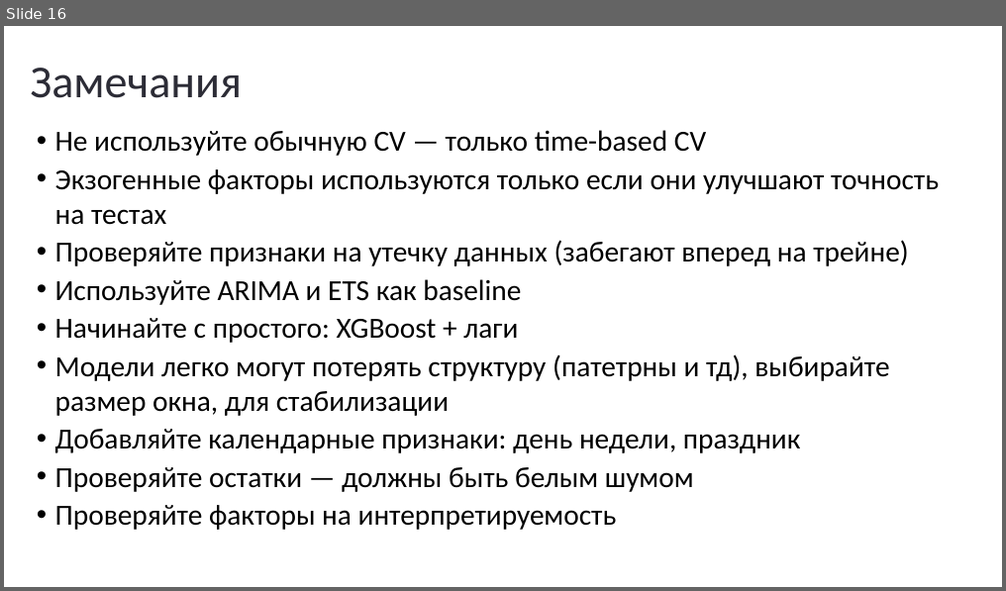
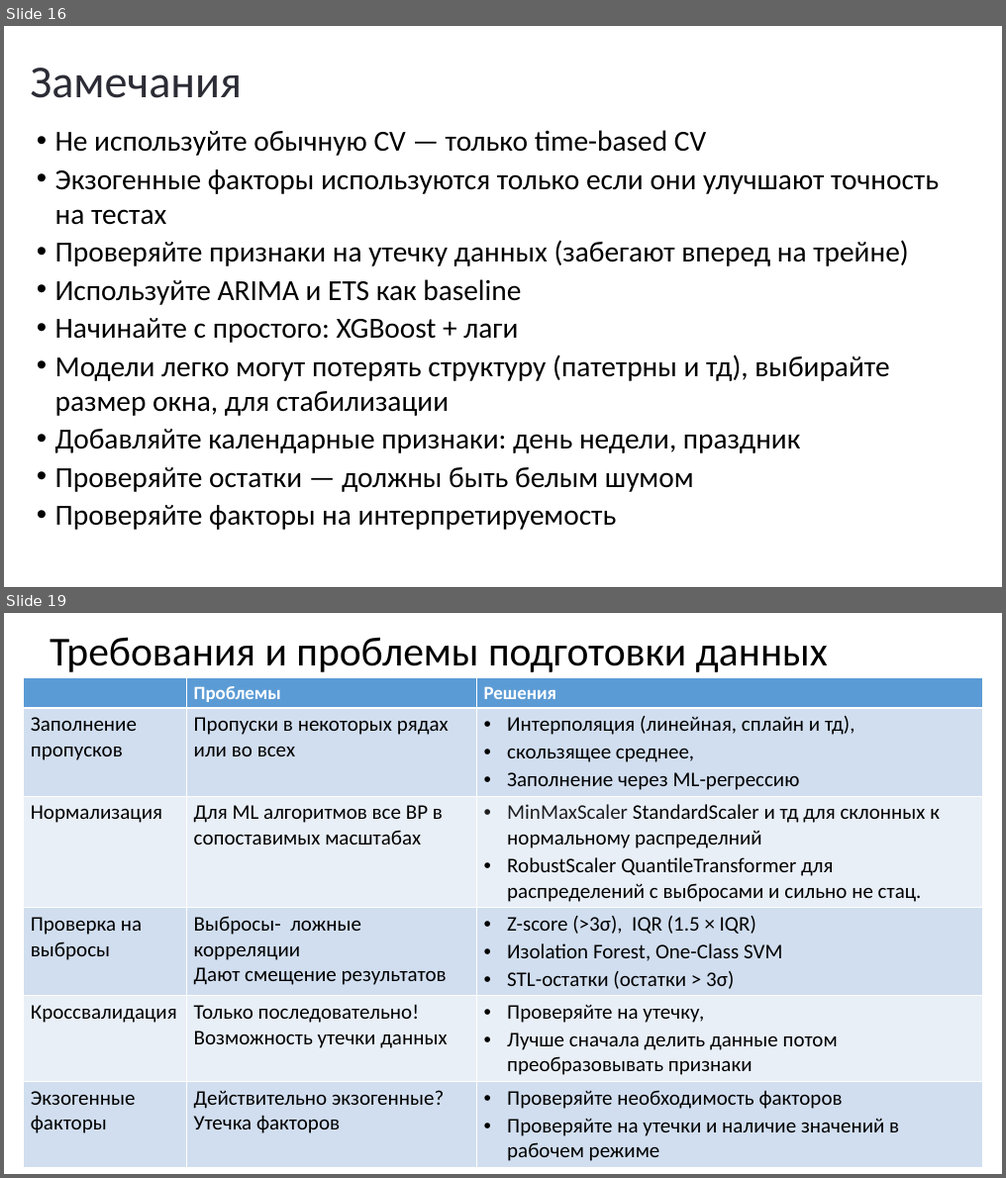
Before and after one commit to MVRonkin/TimeSeriesCourse, a slide deck: 2025/LEC/05-1 методы машинного обучения для анализа ВР.pptx. Shown one above the other, each under a label of ours: slide 16 before the commit, slides 16 and 19 after it; the slides between them are not shown. The pictures are 1006x591 and 1006x1178 pixels, drawn with LibreOffice and Linux fonts; fonts in the diff are those of the drawing. Boxes give left, top, right and bottom in pixels: in the first picture for what was removed or moved away, otherwise in the second. Text is boxed around its words. In the diff, an @@ line names an element or a change of style, - is before the commit and + after.

```diff
--- a/2025/LEC/05-1 методы машинного обучения для анализа ВР.pptx
+++ b/2025/LEC/05-1 методы машинного обучения для анализа ВР.pptx
@@ slide 19 added at (4, 613, 1002, 1174), background #FFFFFF @@
@@ title added at (50, 637, 828, 672), 39.6 pt, text #000000 @@
+Требования и проблемы подготовки данных
@@ table added at (24, 678, 983, 1165), 6 rows, 3 columns @@
+ | Проблемы | Решения
+Заполнение пропусков | Пропуски в некоторых рядах или во всех | Интерполяция (линейная, сплайн и тд), / скользящее среднее, / Заполнение через ML-регрессию
+Нормализация | Для ML алгоритмов все ВР в сопоставимых масштабах | MinMaxScaler StandardScaler и тд для склонных к нормальному распределний / RobustScaler QuantileTransformer для распределений с выбросами и сильно не стац.
+Проверка на выбросы | Выбросы- ложные корреляции / Дают смещение результатов | Z-score (>3σ), IQR (1.5 × IQR) / Изolation Forest, One-Class SVM / STL-остатки (остатки > 3σ)
+Кроссвалидация | Только последовательно! / Возможность утечки данных | Проверяйте на утечку, / Лучше сначала делить данные потом преобразовывать признаки
+Экзогенные факторы | Действительно экзогенные? / Утечка факторов | Проверяйте необходимость факторов / Проверяйте на утечки и наличие значений в рабочем режиме
```
Also in this commit, not shown: 3 slides changed, 1 other slide added.
